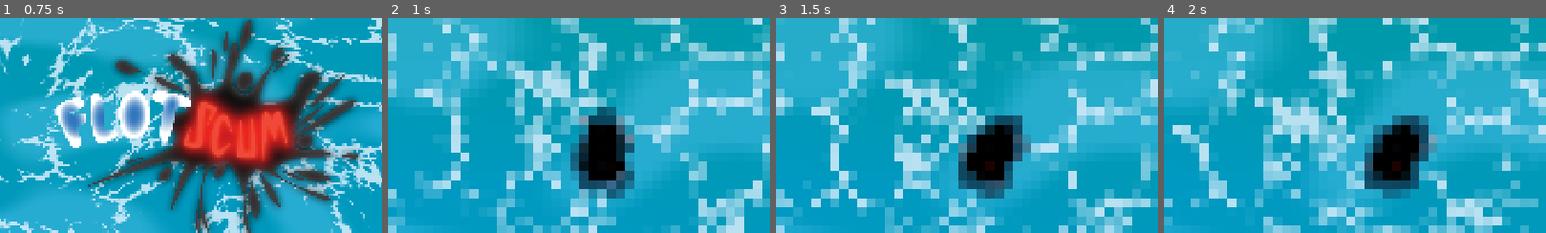
Above: before the commit, frames 1-4 (left to right).
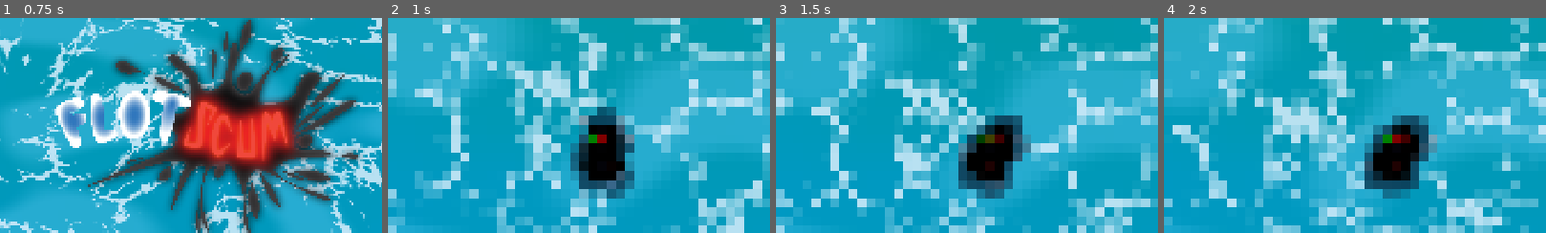
Above: after the commit, the same moments.

Repository: Of-Machines-and-Men/flotscum
Game: Godot game, scene res://scenes/levels/UI/main_menu.tscn
The game is run twice, just before and just after one commit, with the same random seed, the same clock (stepped at 60 frames per second) and the same inputs. Sound files missing from this copy of the repository are replaced by a short silence.
Inputs (mouse positions are % of the whole screen's width and height, from its top left):
- Up to frame 1 (0.75 s): click "PLAY" at 0.5 s
- Up to frame 2 (1 s): no input
- Up to frame 3 (1.5 s): move the mouse to (72, 45) at 1.27 s; hold D (moveright) from 1.28 s (still down)
- Up to frame 4 (2 s): keep holding D (moveright)
The pictures show only the part of the screen within x 23-73%, y 20-70%; the shares and areas given below are measured in that part.

Frame 1 is identical in both runs. In frame 2, 0.2% of the frame differs, in the area x 52-58%, y 54-59%; in frame 3, 0.3%, in the area x 52-60%, y 54-59%; in frame 4, 0.3%.

Commit message:
Healthbar implementation

Diff:
--- a/scenes/entities/base/entity.gd
+++ b/scenes/entities/base/entity.gd
@@ -33,6 +33,7 @@
 
 @onready var _spawn_player: AudioStreamPlayer2D = AudioStreamPlayer2D.new()
 
+
 var _perceived_predators: Array[Entity] = []
 var _perceived_prey: Array[Entity] = []
 
@@ -46,6 +47,8 @@
 var current_health: int = 10
 var is_attached: bool = false
 var ready_for_cleanup = false
+
+var health_bar = null
 
 #region attribute getters and setters
 
@@ -72,12 +75,18 @@
 func _ready() -> void:
 	add_to_group("entities")
 	gravity_scale = 0.0
-	#Add audio player dynamically
+
+	#create healthbar
+	var hb = preload("res://scenes/levels/UI/health_bar_component.gd").new()
+	hb.name = "HealthBar"
+	add_child(hb)
+	health_bar	= hb
+	health_bar.setup(base_health, current_health)
 	if spawn_sound:
 		var player = AudioStreamPlayer2D.new()
-		add_child(player)  # add to tree FIRST
+		add_child(player)
 		player.stream = spawn_sound
-		player.play()  # THEN play
+		player.play()
 		player.finished.connect(player.queue_free)
 	if impact_zone:
 		impact_zone.body_entered.connect(_on_absorption_zone_overlap)
@@ -233,6 +242,8 @@
 	if _invulnerability_timer <= 0.0:
 		_invulnerability_timer = invulnerability_delay
 		current_health -= damage
+		if health_bar:
+			health_bar.update_health(current_health)
 		trigger_decision("received damage")
 		if current_health <= 0:
 			_on_death()
@@ -270,5 +281,7 @@
 		await get_tree().create_timer(reattachment_delay).timeout
 		can_be_attached = true
 		current_health = base_health
-
-#endregion
+		if health_bar:
+			health_bar.update_health(current_health)
+
+#endregion
--- a/scenes/entities/base/entity.tscn
+++ b/scenes/entities/base/entity.tscn
@@ -1,6 +1,10 @@
 [gd_scene format=3 uid="uid://bmbon5ltbg7hn"]
 
 [ext_resource type="Script" uid="uid://cdx4j041nqp46" path="res://scenes/entities/base/entity.gd" id="1_wcjeu"]
+[ext_resource type="Script" uid="uid://dya4yka5juo01" path="res://scenes/levels/UI/health_bar_component.gd" id="2_y438u"]
 
 [node name="Entity" type="RigidBody2D" unique_id=464333206]
 script = ExtResource("1_wcjeu")
+
+[node name="HealthBar" type="Node2D" parent="." unique_id=1120706391]
+script = ExtResource("2_y438u")
--- a/scenes/entities/collectible/collectible.gd
+++ b/scenes/entities/collectible/collectible.gd
@@ -4,6 +4,8 @@
 # Called when the node enters the scene tree for the first time.
 func _ready() -> void:
 	super._ready()
+	if health_bar:
+		health_bar.hide()
 
 func _physics_process(delta: float) -> void:
 	super._physics_process(delta)
@@ -11,6 +13,8 @@
 func _on_attach(absorber: Node) -> void:
 	super._on_attach(absorber)
 	activate()
+	if health_bar:
+		health_bar.show()
 
 func activate() -> void:
 	pass
--- a/scenes/entities/collectible/structural/StructuralCollectible.tscn
+++ b/scenes/entities/collectible/structural/StructuralCollectible.tscn
@@ -19,23 +19,7 @@
 entity_sprite = NodePath("Sprite2D")
 collider = NodePath("Collider")
 impact_zone = NodePath("ImpactZone")
-base_min_range = null
-base_max_range = null
-faction = null
-movement_abilities = null
-default_stance = null
 default_behaviour = SubResource("Resource_24l6l")
-motor_force = null
-motor_torque = null
-torque_damping = null
-base_health = null
-absorber_priority = null
-can_be_attached = null
-can_be_reattached = null
-sink_duration = null
-reattachment_delay = null
-invulnerability_delay = null
-decision_interval = null
 metadata/_custom_type_script = "uid://cvoit73i6hn7e"
 
 [node name="Collider" type="CollisionShape2D" parent="." unique_id=1582658112]
--- a/scenes/levels/UI/game_over.tscn
+++ b/scenes/levels/UI/game_over.tscn
@@ -1,6 +1,7 @@
 [gd_scene format=3 uid="uid://0t3owjirnwdr"]
 
 [ext_resource type="Script" uid="uid://rqd5agenrhrh" path="res://scripts/game_over.gd" id="1_xnd6m"]
+[ext_resource type="Texture2D" uid="uid://bsut4r8ad3y1l" path="res://assets/UI/buttonboard.svg" id="2_lc8n8"]
 
 [node name="GameOver" type="Control" unique_id=735659955]
 layout_mode = 3
@@ -30,7 +31,9 @@
 [node name="RetryButton" type="Button" parent="VBoxContainer" unique_id=1015939111]
 layout_mode = 2
 text = "RETRY"
+icon = ExtResource("2_lc8n8")
 
 [node name="MainMenuButton" type="Button" parent="VBoxContainer" unique_id=1194243604]
 layout_mode = 2
 text = "MAIN MENU"
+icon = ExtResource("2_lc8n8")
--- /dev/null
+++ b/scenes/levels/UI/health_bar_component.gd
@@ -0,0 +1,36 @@
+extends Node2D
+
+@export var bar_width: float = 50.0
+@export var bar_height: float = 6.0
+@export var offset: Vector2 = Vector2(0, -40)  # above the entity
+
+var max_health: int = 1
+var current_health: int = 1
+
+func _process(_delta: float) -> void:
+	# Counteract parent rotation to stay upright
+	global_rotation = 0.0
+	global_position = get_parent().global_position + offset
+
+func _ready() -> void:
+	position = offset
+
+func setup(base_health: int, curr_health: int) -> void:
+	max_health = base_health
+	current_health = curr_health
+	queue_redraw()
+
+func update_health(curr_health: int) -> void:
+	current_health = curr_health
+	queue_redraw()
+
+func _draw() -> void:
+	# Background (red)
+	draw_rect(Rect2(-bar_width / 2, 0, bar_width, bar_height), Color.RED)
+
+	# Foreground (green)
+	var fill = (float(current_health) / float(max_health)) * bar_width
+	draw_rect(Rect2(-bar_width / 2, 0, fill, bar_height), Color.GREEN)
+
+	# Border
+	draw_rect(Rect2(-bar_width / 2, 0, bar_width, bar_height), Color.BLACK, false, 1.0)
Not shown: 1 places in scenes/entities/player/player.tscn that only renumber resources
Not shown, added: scenes/levels/UI/health_bar_component.gd.uid
